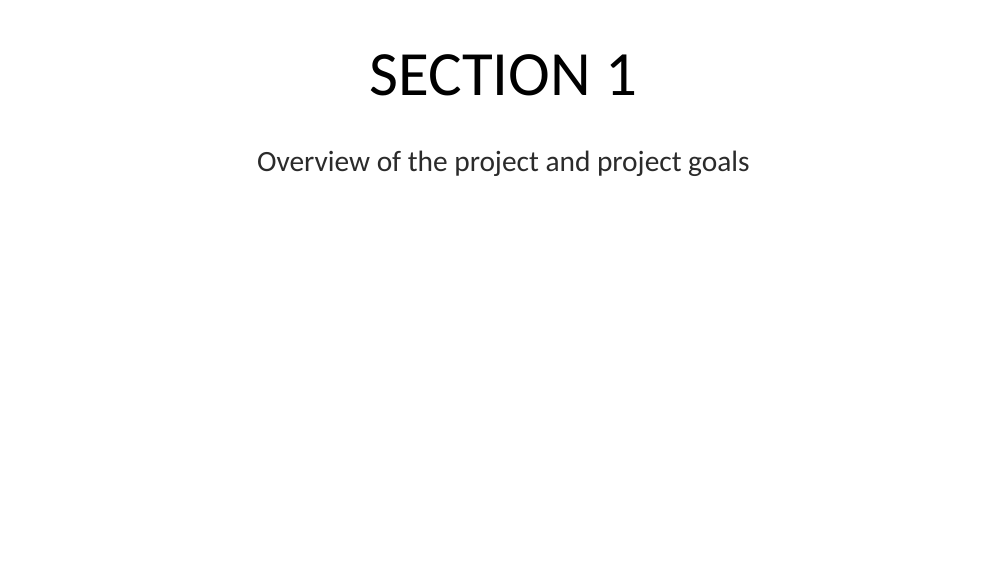
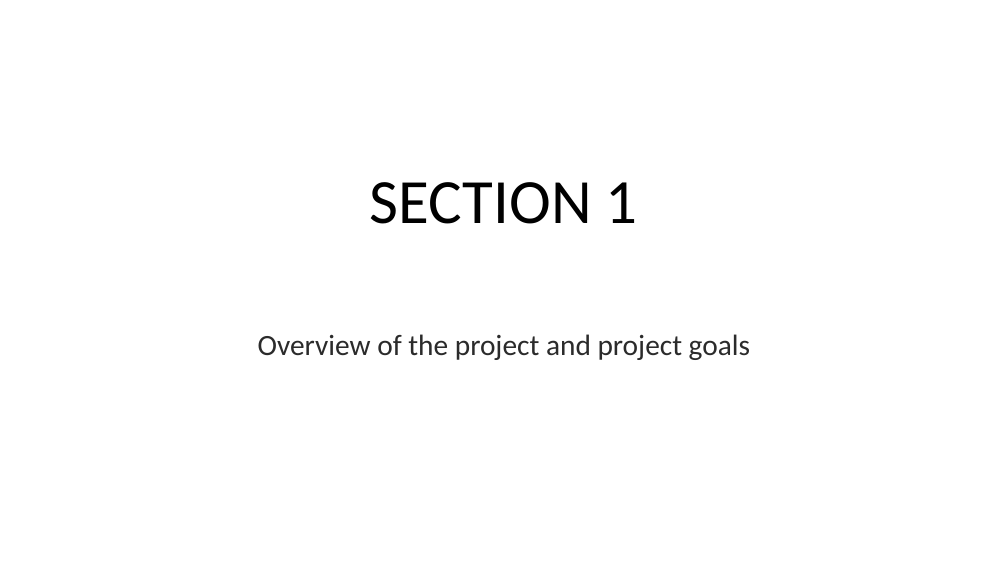
Before and after one commit to CandaceDoesData/Group_Project_1, a slide deck: slide 2 of NBA.pptx. Drawn at 1008x567 pixels with LibreOffice and Linux fonts; fonts in the diff are those of the drawing. Boxes give left, top, right and bottom in pixels: in the first picture for what was removed or moved away, otherwise in the second. Text is boxed around its words. In the diff, an @@ line names an element or a change of style, - is before the commit and + after.

```diff
--- a/NBA.pptx
+++ b/NBA.pptx
@@ title "SECTION 1": place and size @@
-title "SECTION 1" at (369,54,637,96)
+title "SECTION 1" at (370,182,638,224)
@@ text "Overview of the project and ...": place and size @@
-text "Overview of the project and ..." at (257,150,749,176)
+text "Overview of the project and ..." at (258,334,750,360)
```
Also in this commit, not shown: 8 other slides changed, 17 slides added, 5 slides removed, 1 other file.
